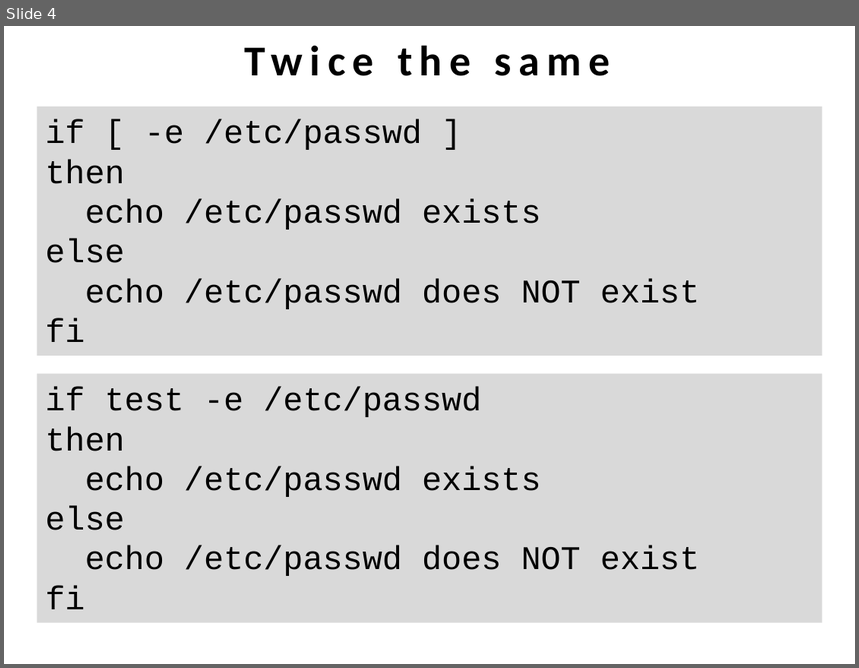
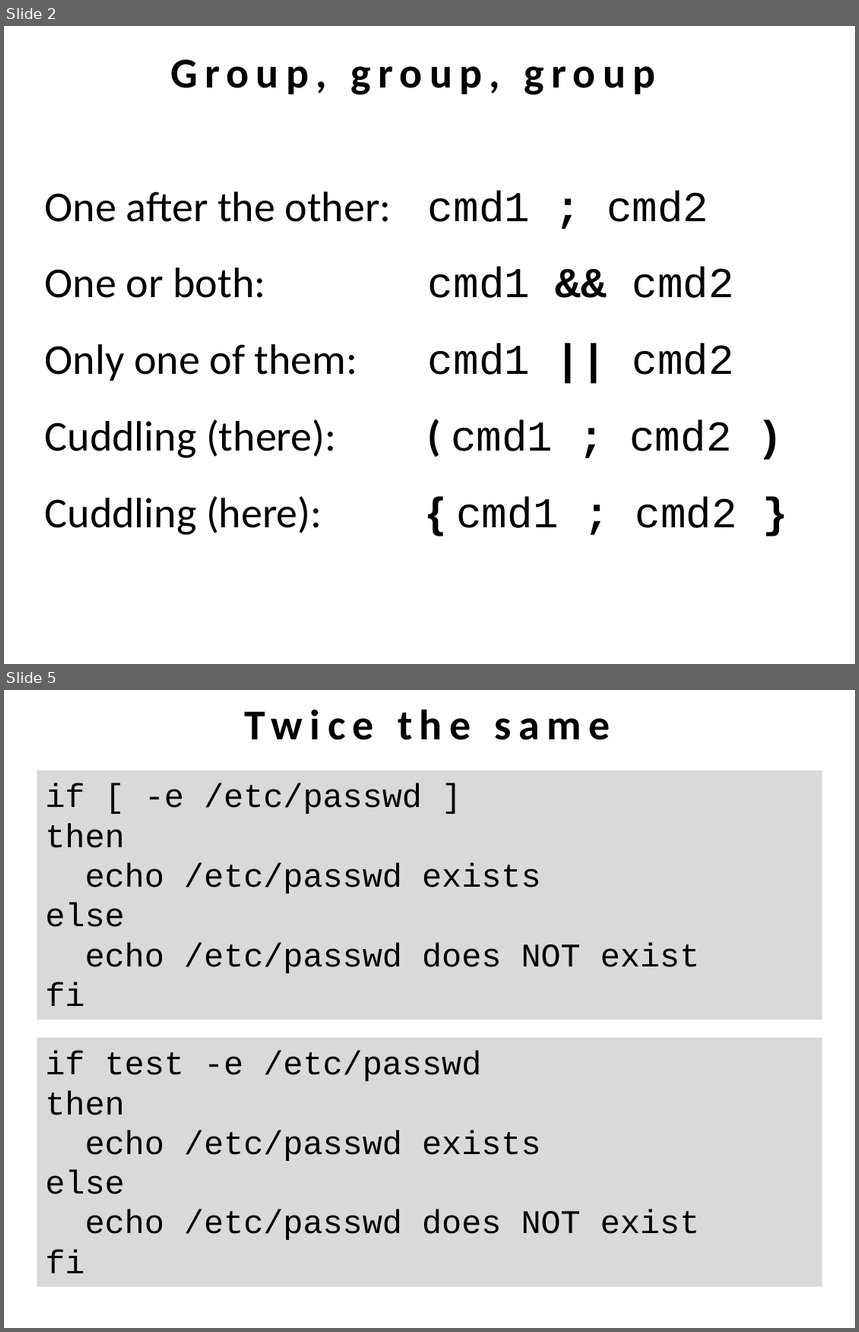
Before and after one commit to hdinkel/linuxcommandline, a slide deck: Intermediate/handout and presentation/LSI.pptx. Shown one above the other, each under a label of ours: slide 4 before the commit, slides 2 and 5 after it; the slides between them are not shown. The pictures are 859x668 and 859x1332 pixels, drawn with LibreOffice and Linux fonts; fonts in the diff are those of the drawing. Boxes give left, top, right and bottom in pixels: in the first picture for what was removed or moved away, otherwise in the second. Text is boxed around its words. In the diff, an @@ line names an element or a change of style, - is before the commit and + after.

```diff
--- a/Intermediate/handout and presentation/LSI.pptx
+++ b/Intermediate/handout and presentation/LSI.pptx
@@ slide 2 added at box(4, 26, 855, 664), background #FFFFFF @@
@@ text added at box(170, 59, 655, 95), 36 pt, text #000000, bold @@
+Group, group, group
@@ text added at box(45, 191, 737, 535), 36 pt, text #000000 @@
+One after the other: cmd1 ; cmd2
+One or both: cmd1 && cmd2
+Only one of them: cmd1 || cmd2
+Cuddling (there): ( cmd1 ; cmd2 )
+Cuddling (here): { cmd1 ; cmd2 }
@@ what was slide 4 is now slide 5 @@
```
Also in this commit, not shown: 9 slides changed, 1 other slide added, 6 other files.
